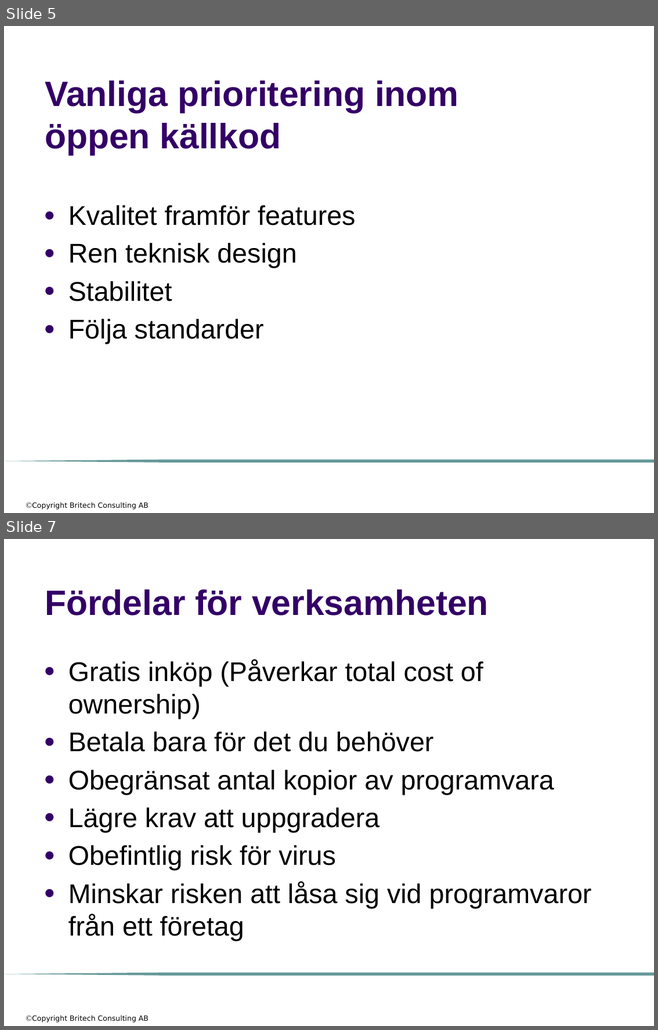
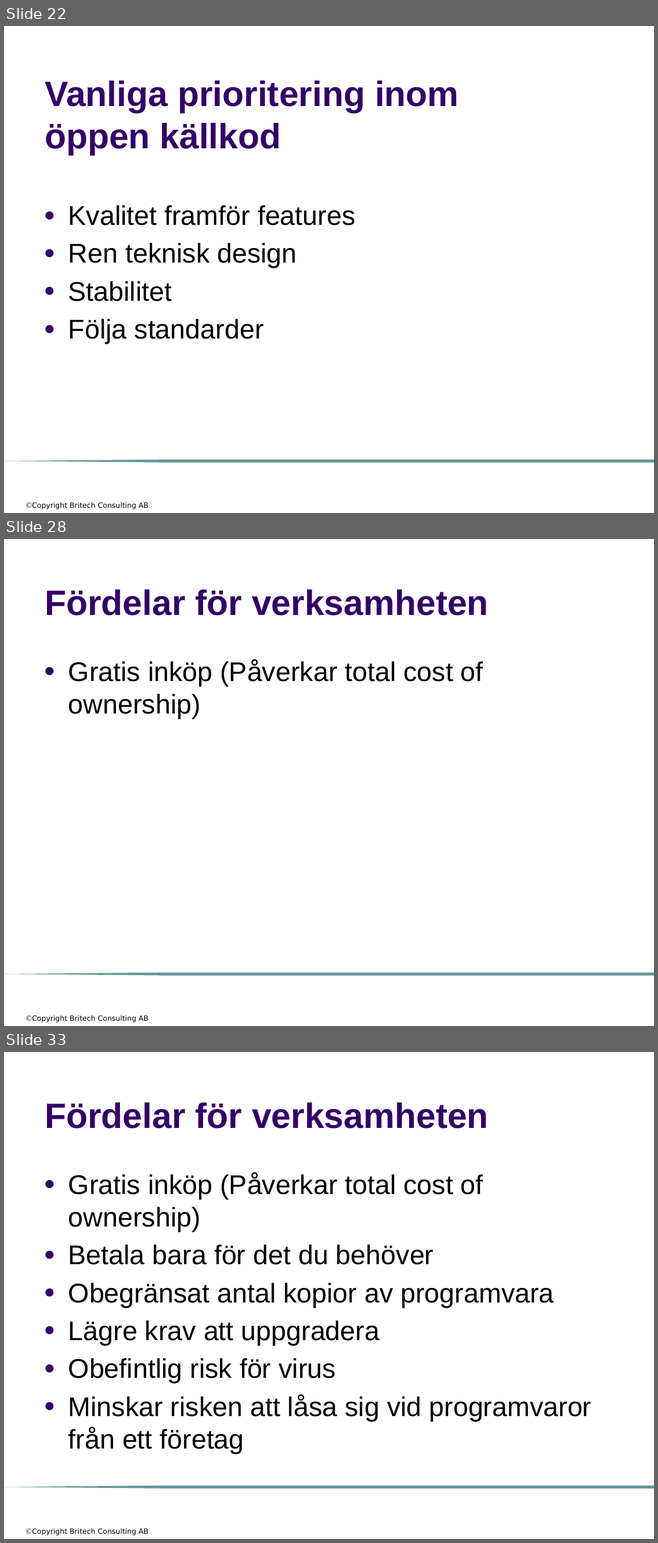
Before and after one commit to me97esn/groovyseminarium, a slide deck: groovyseminarie/dokument/open_source.pptx. Shown one above the other, each under a label of ours: slides 5 and 7 before the commit, slides 22, 28 and 33 after it; the slides between them are not shown. The pictures are 658x1030 and 658x1543 pixels, drawn with LibreOffice and Linux fonts; fonts in the diff are those of the drawing; background and template pictures are left out. Boxes give left, top, right and bottom in pixels: in the first picture for what was removed or moved away, otherwise in the second. Text is boxed around its words. In the diff, an @@ line names an element or a change of style, - is before the commit and + after.

```diff
--- a/groovyseminarie/dokument/open_source.pptx
+++ b/groovyseminarie/dokument/open_source.pptx
@@ slide 28 added at [4, 539, 654, 1026], background #FFFFFF; not listed: 2 template elements that a slide beside it also shows @@
@@ title added at [45, 589, 488, 616], 39 pt, text #330066, bold @@
+Fördelar för verksamheten
@@ text added at [68, 660, 483, 719], 30 pt, text #000000 @@
+● Gratis inköp (Påverkar total cost of ownership)
@@ what was slide 5 is now slide 22 @@
@@ what was slide 7 is now slide 33 @@
```
Also in this commit, not shown: 4 slides changed, 33 other slides added.
